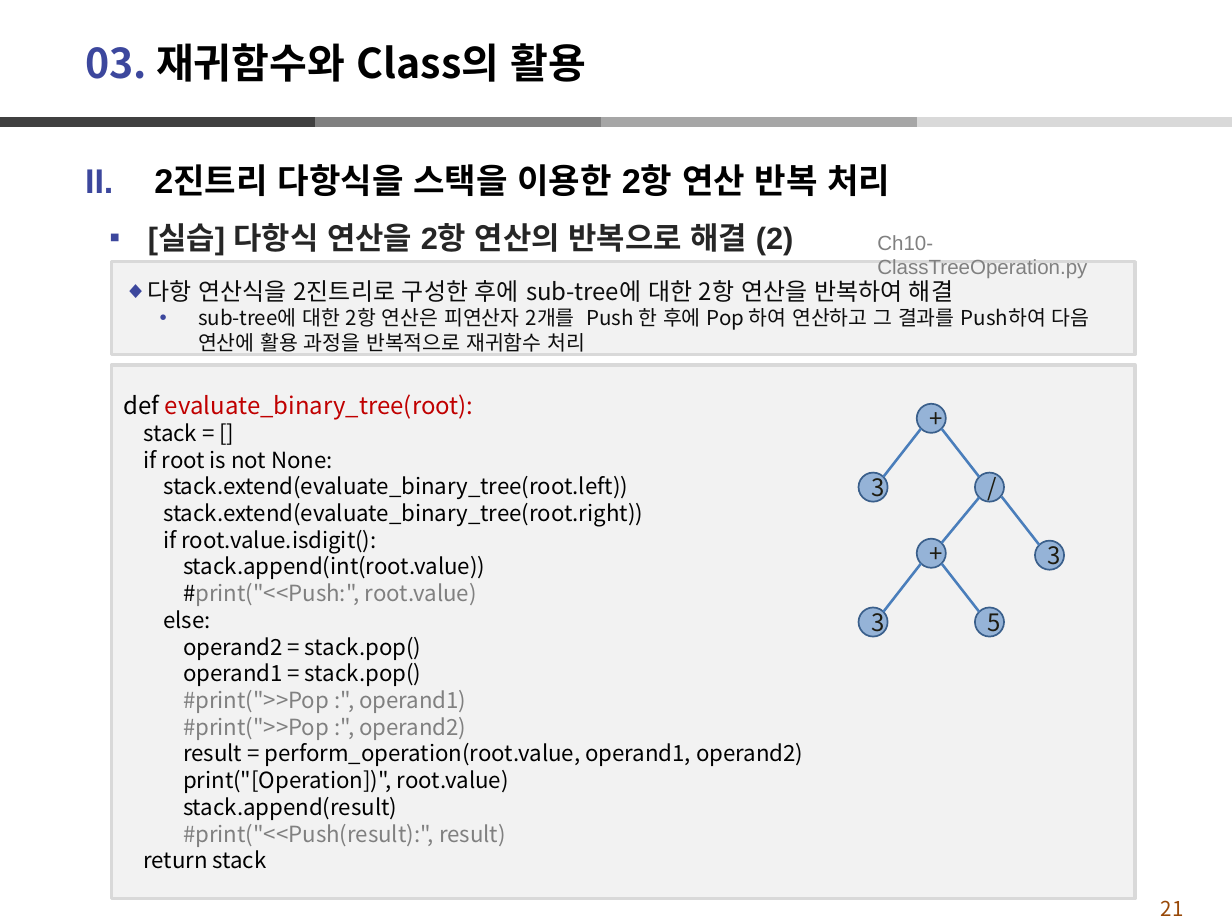
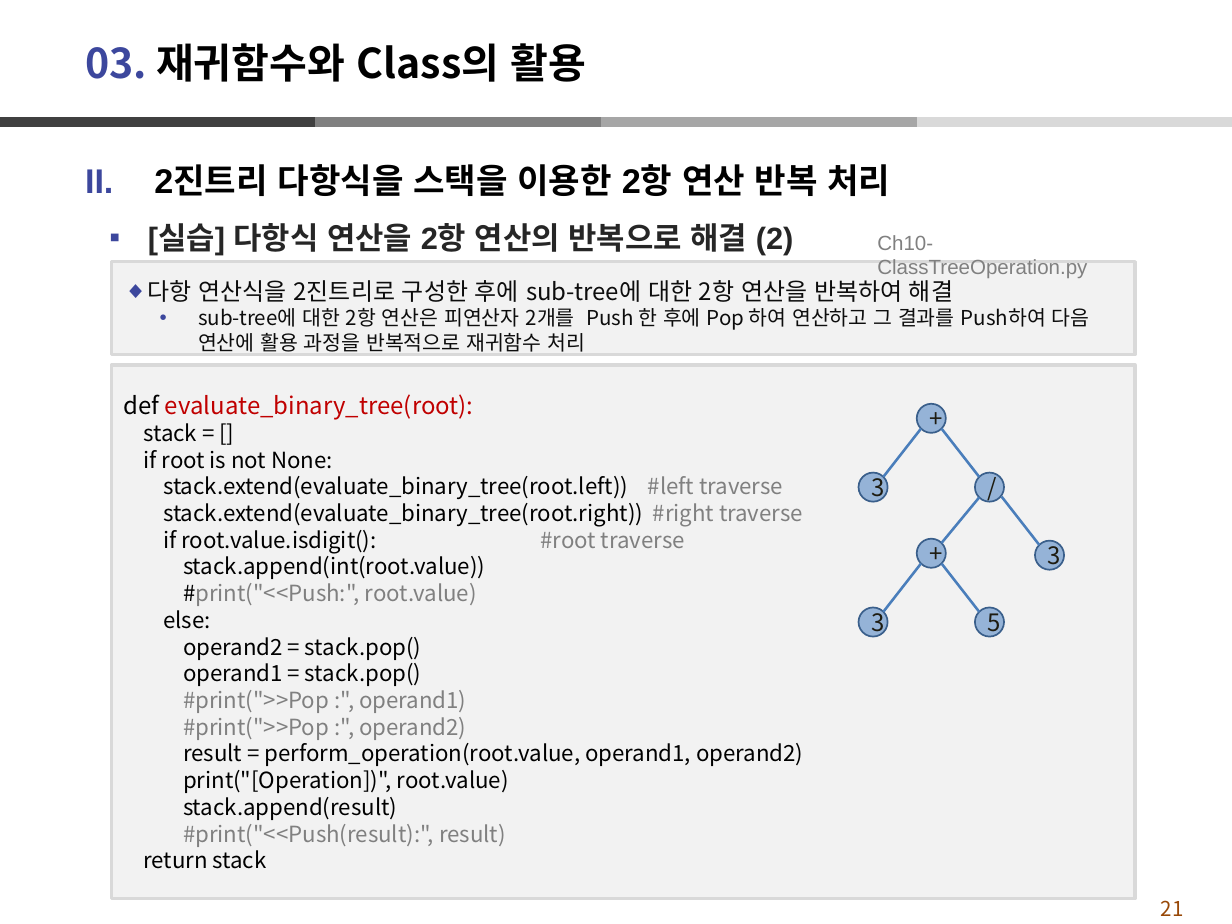
Before and after one commit to dndxor/BCPy, a slide deck: slide 21 of Ch10-재귀함수활용_Class.pptx. Drawn at 1232x924 pixels with LibreOffice and Linux fonts; fonts in the diff are those of the drawing. Boxes give left, top, right and bottom in pixels: in the first picture for what was removed or moved away, otherwise in the second. Text is boxed around its words. In the diff, an @@ line names an element or a change of style, - is before the commit and + after.

```diff
--- a/Ch10-재귀함수활용_Class.pptx
+++ b/Ch10-재귀함수활용_Class.pptx
@@ text in rectangle at bbox=[163, 476, 803, 553]: text changed @@
-stack.extend(evaluate_binary_tree(root.left))
-stack.extend(evaluate_binary_tree(root.right))
-if root.value.isdigit():
+stack.extend(evaluate_binary_tree(root.left)) #left traverse
+stack.extend(evaluate_binary_tree(root.right)) #right traverse
+if root.value.isdigit(): #root traverse
```
Also in this commit, not shown: 2 other slides changed, 3 other files.
